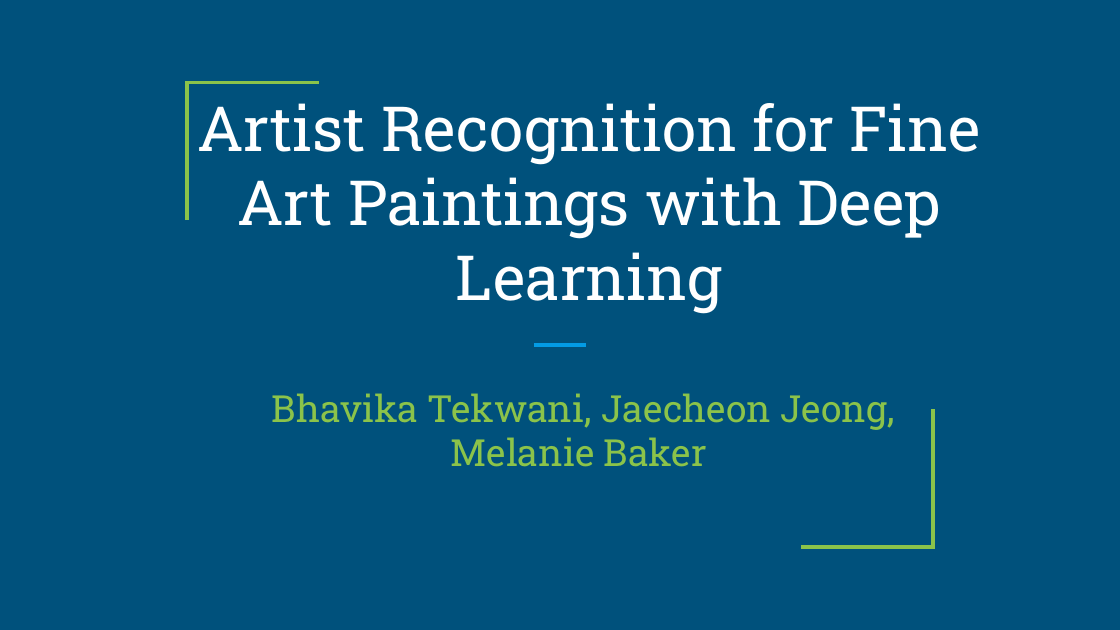
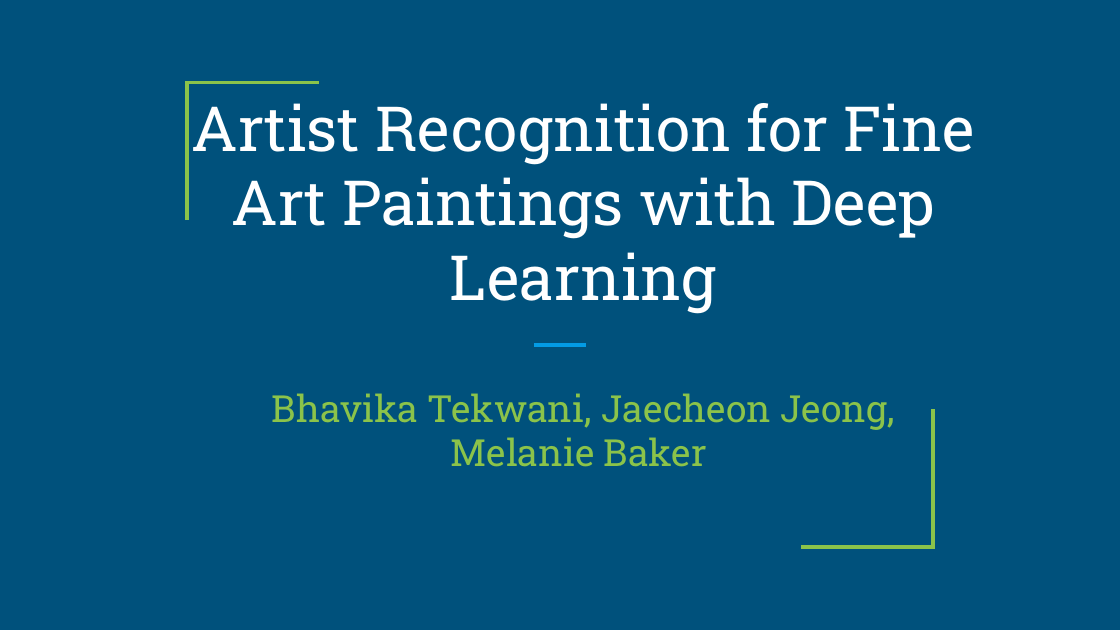
Before and after one commit to bhavika/Frida, a slide deck: slide 1 of CS688_ProjectPresentation.pptx. Drawn at 1120x630 pixels with LibreOffice and Linux fonts; fonts in the diff are those of the drawing. Boxes give left, top, right and bottom in pixels: in the first picture for what was removed or moved away, otherwise in the second. Text is boxed around its words. In the diff, an @@ line names an element or a change of style, - is before the commit and + after.

```diff
--- a/CS688_ProjectPresentation.pptx
+++ b/CS688_ProjectPresentation.pptx
@@ title "Artist Recognition for Fine Art ..." moved from (x1=197, y1=103, x2=981, y2=314) to (x1=192, y1=103, x2=975, y2=314) @@
```
Also in this commit, not shown: 6 other slides changed, 3 slides added, 2 slides removed, 1 other file.
